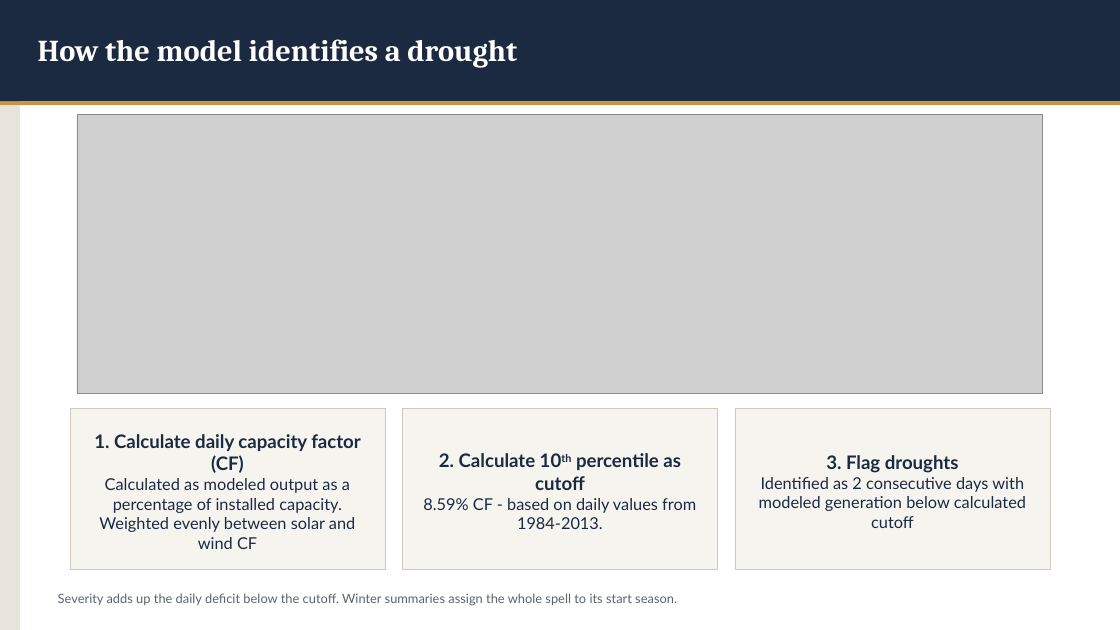
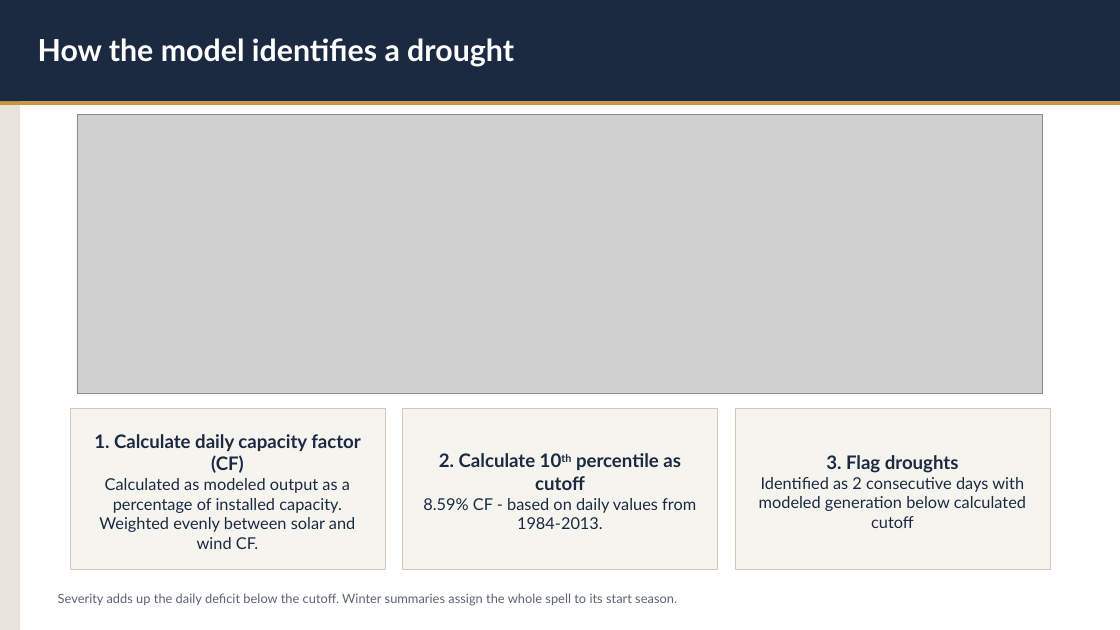
Before and after one commit to asakti47/dunkelflaute-explorer, a slide deck: slide 4 of Dunkelflaute Presentation.pptx. Drawn at 1120x630 pixels with LibreOffice and Linux fonts; fonts in the diff are those of the drawing; grey boxes stand for pictures. Boxes give left, top, right and bottom in pixels: in the first picture for what was removed or moved away, otherwise in the second. Text is boxed around its words. In the diff, an @@ line names an element or a change of style, - is before the commit and + after.

```diff
--- a/Dunkelflaute Presentation.pptx
+++ b/Dunkelflaute Presentation.pptx
@@ text "How the model identifies a ..." at bbox=[38, 38, 514, 66]: font Cambria to Lato @@
@@ text in rectangle at bbox=[94, 434, 361, 549]: text changed @@
-1. Calculate daily capacity factor (CF)
-Calculated as modeled output as a percentage of installed capacity. Weighted evenly between solar and wind CF
+1. Calculate daily capacity factor (CF)
+Calculated as modeled output as a percentage of installed capacity. Weighted evenly between solar and wind CF.
```
Also in this commit, not shown: 5 other slides changed.
